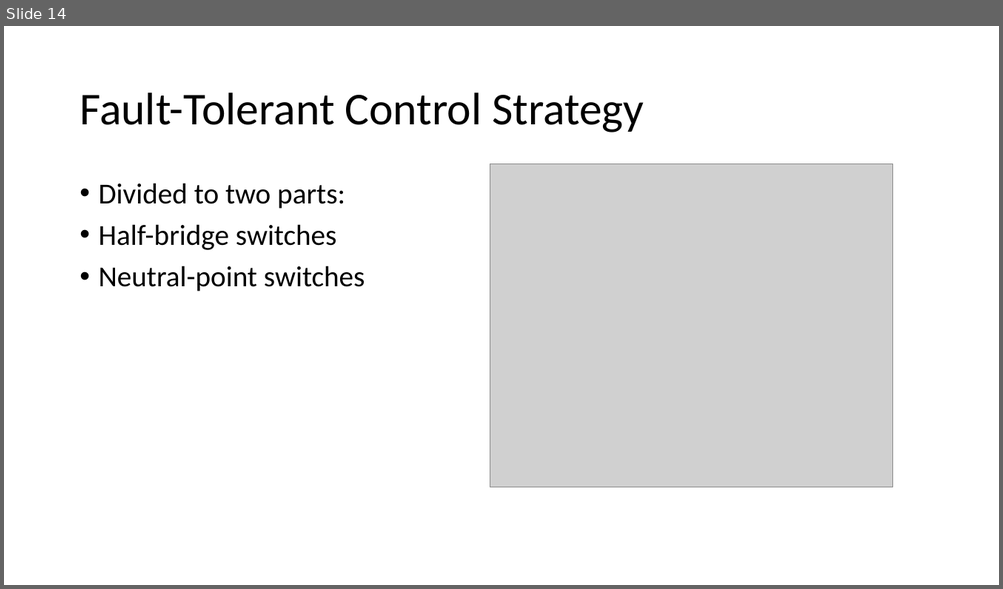
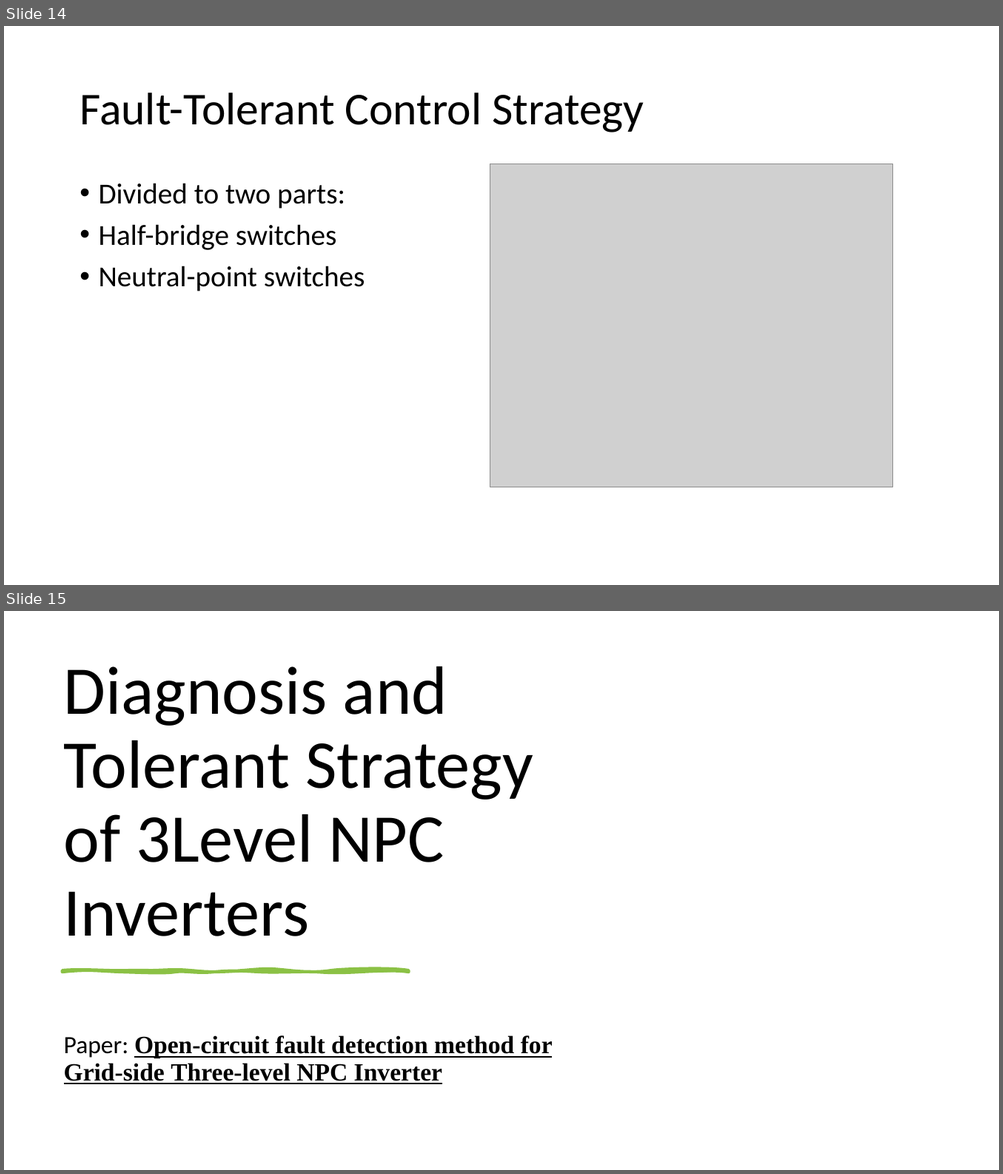
Before and after one commit to ahmetcan-akuz/Thesis, a slide deck: Reports/Fault_Tolerance.pptx. Shown one above the other, each under a label of ours: slide 14 before the commit, slides 14 and 15 after it. The pictures are 1003x589 and 1003x1174 pixels, drawn with LibreOffice and Linux fonts; fonts in the diff are those of the drawing; grey boxes stand for pictures. Boxes give left, top, right and bottom in pixels: in the first picture for what was removed or moved away, otherwise in the second. Text is boxed around its words. In the diff, an @@ line names an element or a change of style, - is before the commit and + after.

Commit message:
Fault Tolerant Operations for NPC Inverter p1

```diff
--- a/Reports/Fault_Tolerance.pptx
+++ b/Reports/Fault_Tolerance.pptx
@@ slide 15 added at (x1=4, y1=611, x2=999, y2=1170), background #FFFFFF @@
@@ title added at (x1=64, y1=667, x2=533, y2=937), 66 pt, text #000000 @@
+Diagnosis and Tolerant Strategy of 3Level NPC Inverters
@@ freeform shape added at (x1=62, y1=971, x2=408, y2=972), fill #8BC145, outline #8BC145 3 pt @@
@@ subtitle added at (x1=64, y1=1036, x2=552, y2=1085), 24 pt, text #000000, bold, underline @@
+Paper: Open-circuit fault detection method for Grid-side Three-level NPC Inverter
```
Also in this commit, not shown: 2 other slides added, 3 other files.
